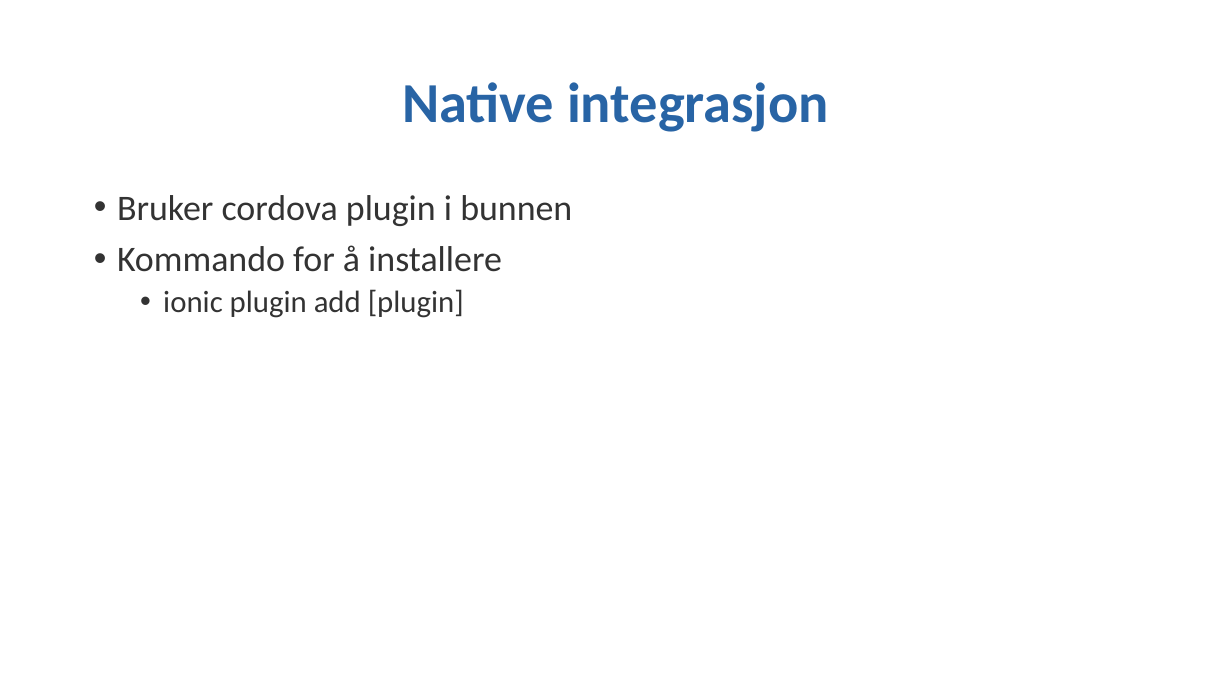
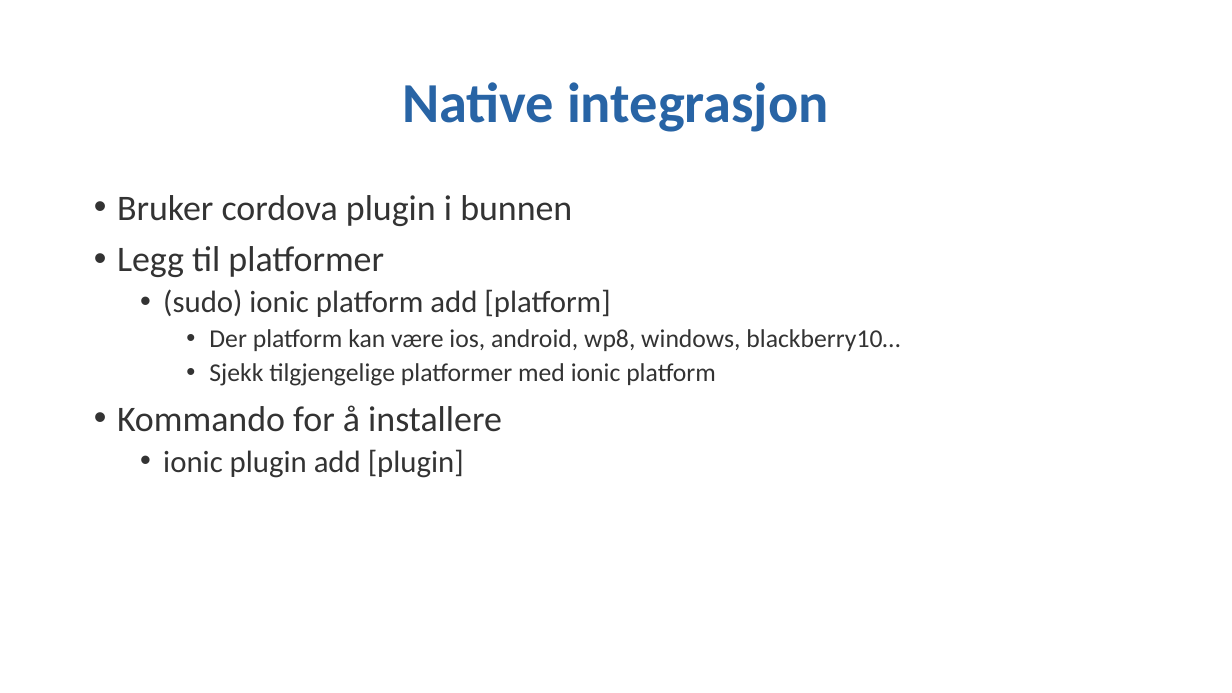
Before and after one commit to stiasta/foredrag, a slide deck: slide 20 of Ionic 2 workshop/Ionic 2 workshop.pptx. Drawn at 1232x693 pixels with LibreOffice and Linux fonts; fonts in the diff are those of the drawing; background and template pictures are left out. Boxes give left, top, right and bottom in pixels: in the first picture for what was removed or moved away, otherwise in the second. Text is boxed around its words. In the diff, an @@ line names an element or a change of style, - is before the commit and + after.

```diff
--- a/Ionic 2 workshop/Ionic 2 workshop.pptx
+++ b/Ionic 2 workshop/Ionic 2 workshop.pptx
@@ text at bbox=[117, 246, 900, 386]: paragraphs added @@
+• Legg til platformer
+  • (sudo) ionic platform add [platform]
+    • Der platform kan være ios, android, wp8, windows, blackberry10…
+    • Sjekk tilgjengelige platformer med ionic platform
```
Also in this commit, not shown: 2 other slides changed, 1 other file.
